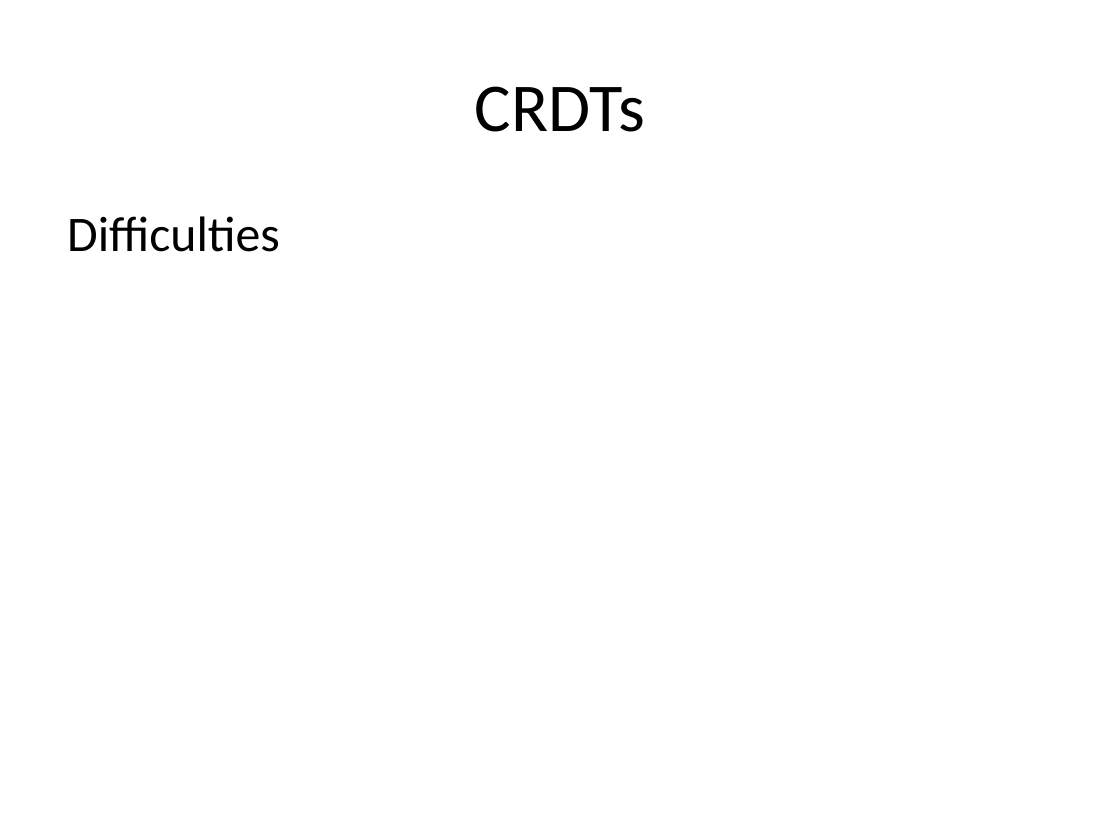
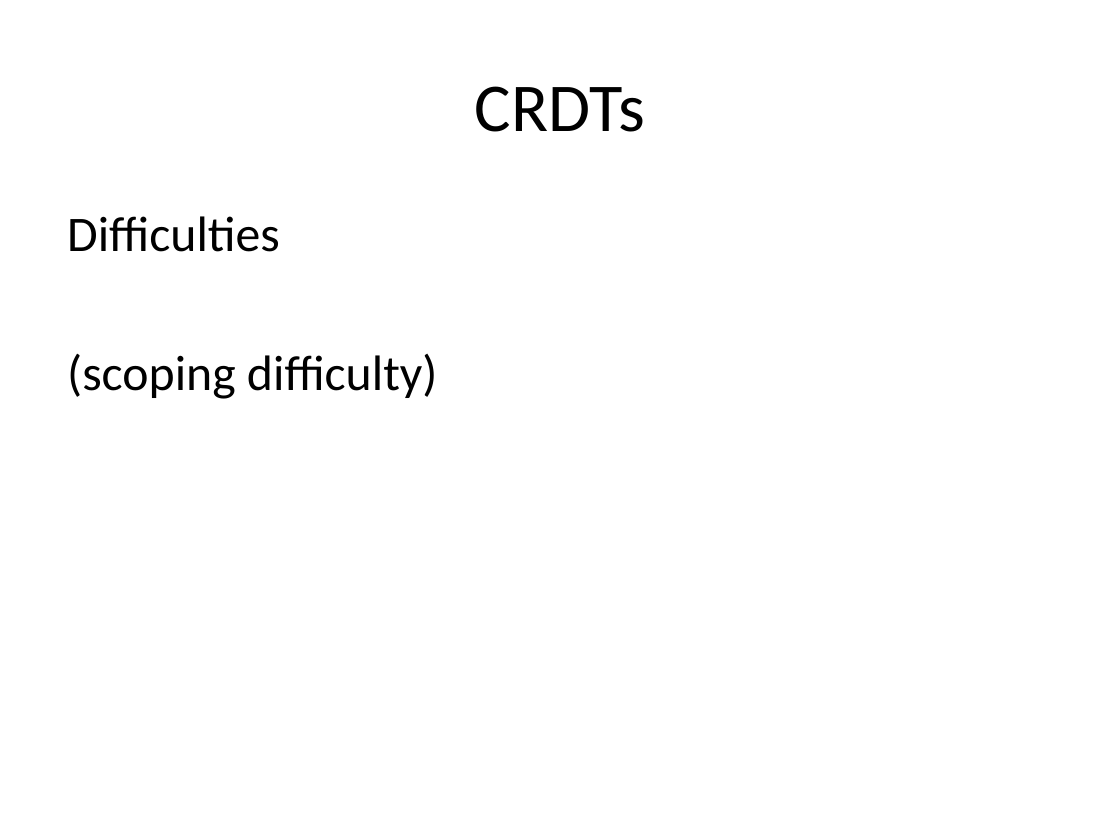
Before and after one commit to declarativitydotnet/declarativity, a slide deck: slide 28 of socc12-bloom-tutorial/slides/bloom-tutorial.pptx (slide 27 before the commit). Drawn at 1120x840 pixels with LibreOffice and Linux fonts; fonts in the diff are those of the drawing. Boxes give left, top, right and bottom in pixels: in the first picture for what was removed or moved away, otherwise in the second. Text is boxed around its words. In the diff, an @@ line names an element or a change of style, - is before the commit and + after.

```diff
--- a/socc12-bloom-tutorial/slides/bloom-tutorial.pptx
+++ b/socc12-bloom-tutorial/slides/bloom-tutorial.pptx
@@ text at (x1=67, y1=354, x2=438, y2=399): paragraph added @@
+(scoping difficulty)
```
Also in this commit, not shown: 5 slides added, 13 other files.
